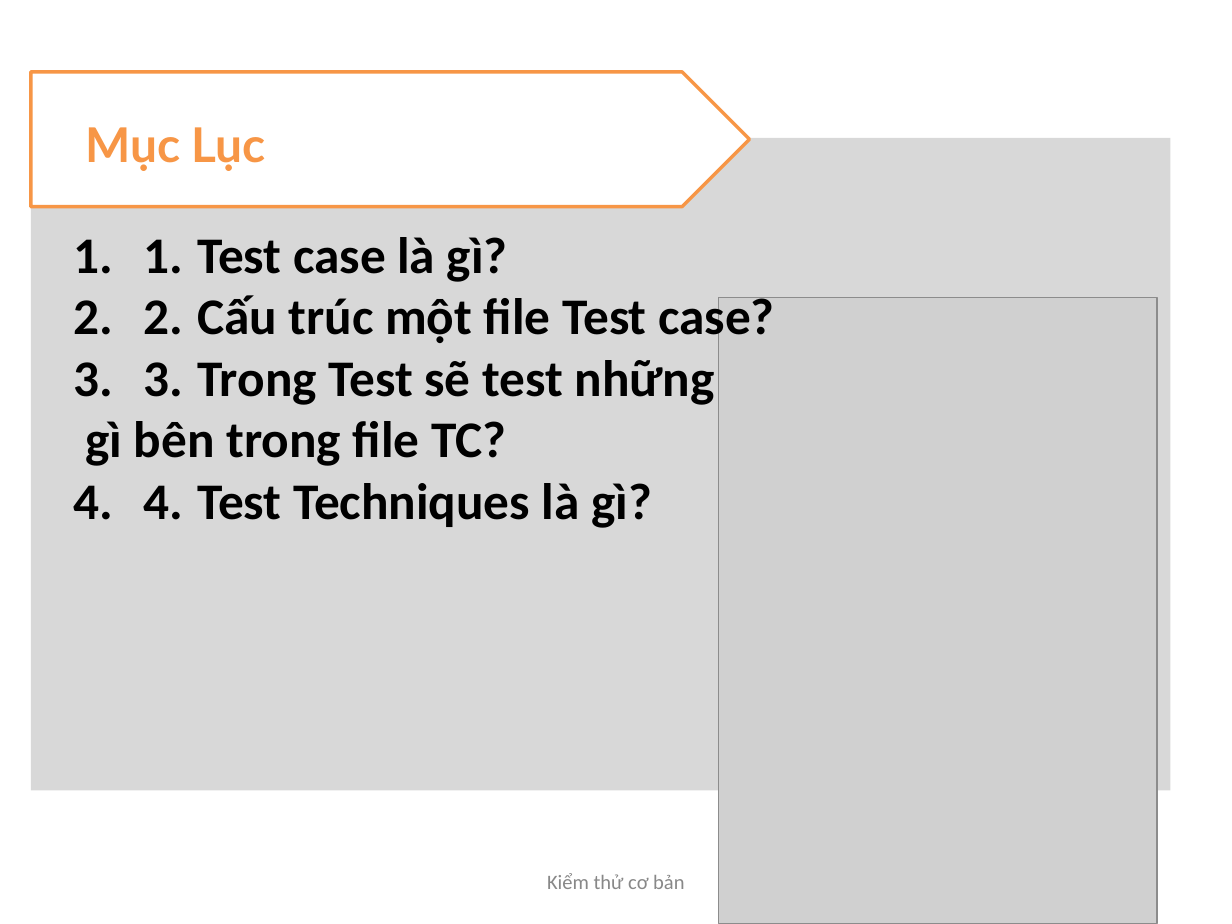
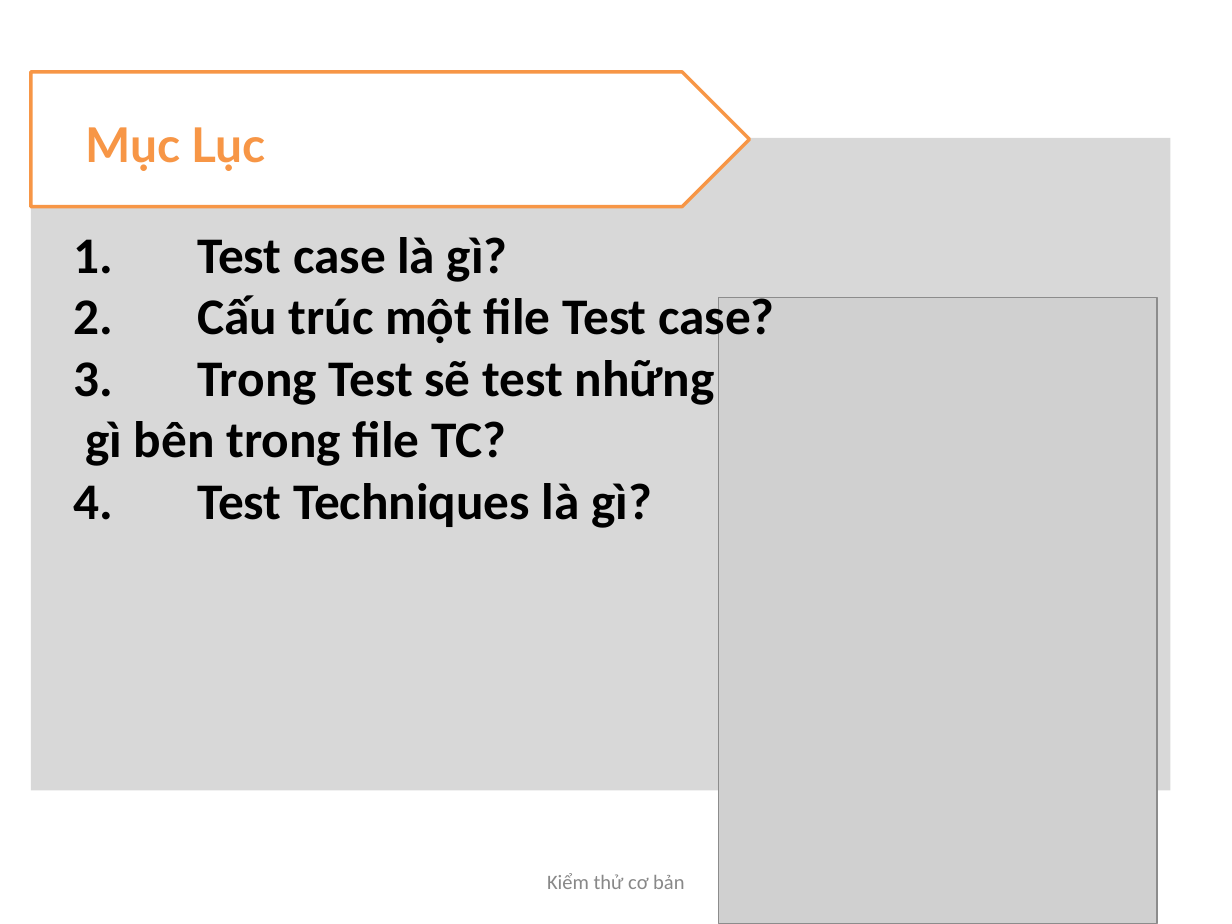
Before and after one commit to ngocvghy2000/AssignmentSOF303, a slide deck: slide 2 of Thuyết trình ngày 24-4-2020/thuyết_trình_nhóm_6.pptx. Drawn at 1232x924 pixels with LibreOffice and Linux fonts; fonts in the diff are those of the drawing; grey boxes stand for pictures. Boxes give left, top, right and bottom in pixels: in the first picture for what was removed or moved away, otherwise in the second. Text is boxed around its words. In the diff, an @@ line names an element or a change of style, - is before the commit and + after.

```diff
--- a/Thuyết trình ngày 24-4-2020/thuyết_trình_nhóm_6.pptx
+++ b/Thuyết trình ngày 24-4-2020/thuyết_trình_nhóm_6.pptx
@@ text at <box>74,237,774,528</box>: bullet 1. to none @@
```
Also in this commit, not shown: 2 slides added, 5 slides removed.
